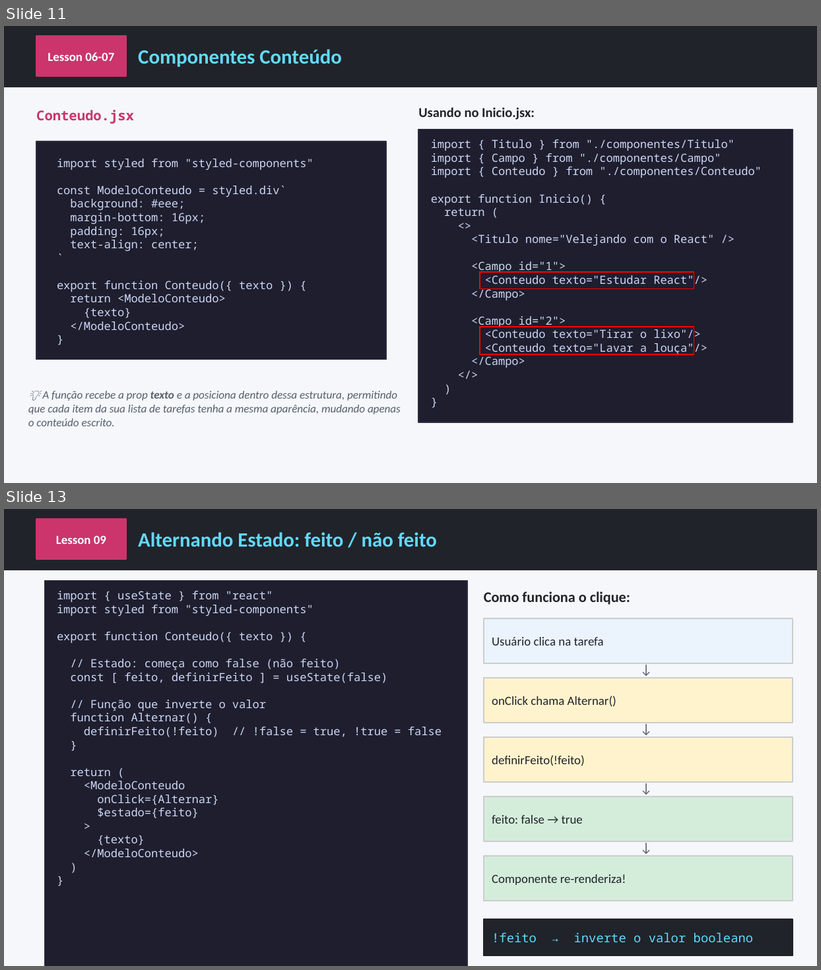
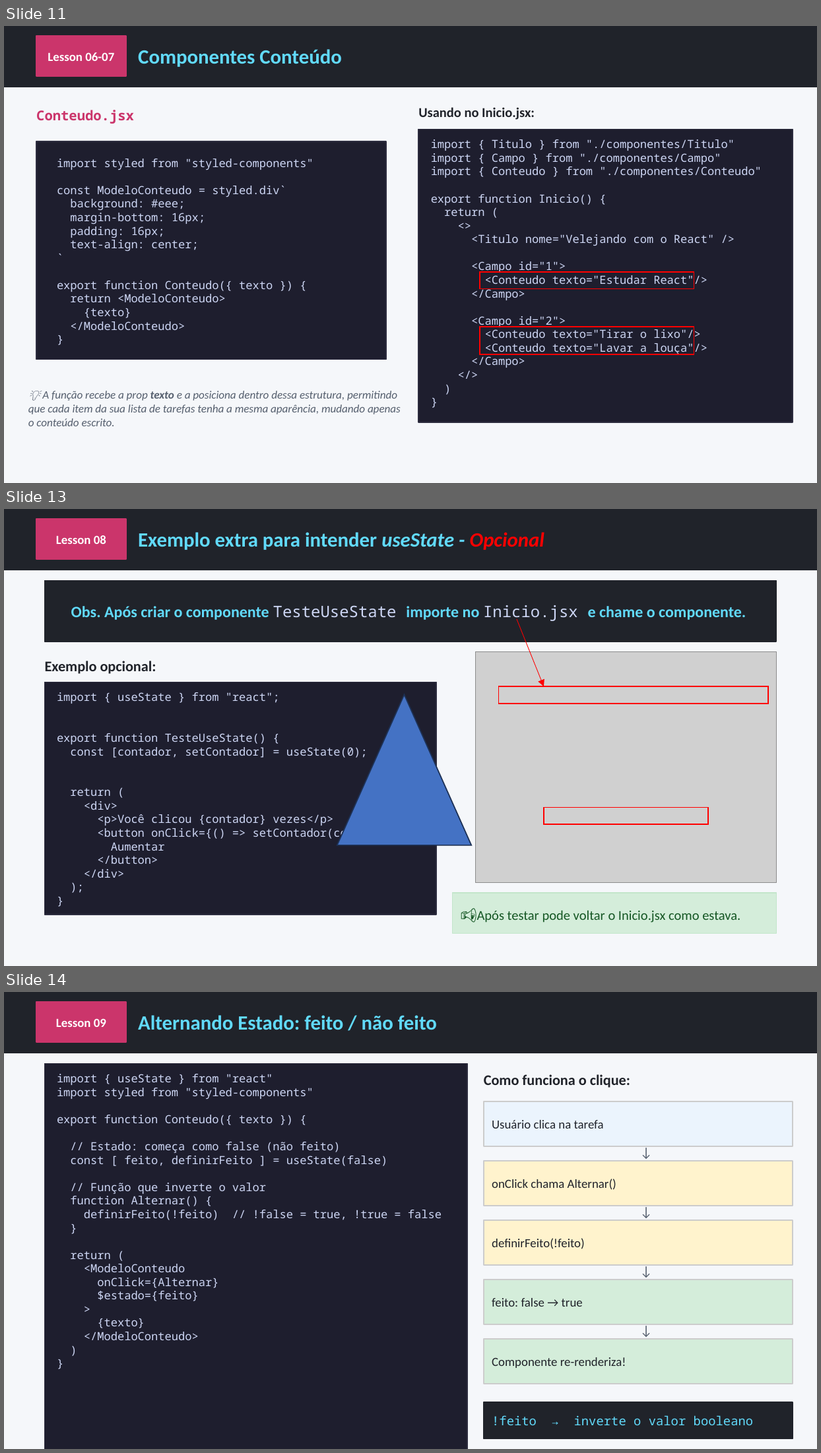
Before and after one commit to AlunosSuper/aula3React, a slide deck: react-aula3.pptx. Shown one above the other, each under a label of ours: slides 11 and 13 before the commit, slides 11, 13 and 14 after it; the slides between them are not shown. The pictures are 821x970 and 821x1453 pixels, drawn with LibreOffice and Linux fonts; fonts in the diff are those of the drawing; grey boxes stand for pictures. Boxes give left, top, right and bottom in pixels: in the first picture for what was removed or moved away, otherwise in the second. Text is boxed around its words. In the diff, an @@ line names an element or a change of style, - is before the commit and + after.

```diff
--- a/react-aula3.pptx
+++ b/react-aula3.pptx
@@ slide 13 added at (4,509,817,966), background #F5F7FA @@
@@ rectangle added at (4,509,817,570), fill #20232A, outline #20232A 1 pt @@
@@ rectangle added at (36,519,126,559), fill #CB356B, outline #CB356B 1 pt @@
@@ text added at (56,535,106,544), 11 pt, text #FFFFFF, bold @@
+Lesson 08
@@ text added at (138,532,545,550), 18 pt, text #61DAFB, bold @@
+Exemplo extra para intender useState - Opcional
@@ rectangle added at (45,580,776,642), fill #20232A, outline #20232A 1 pt @@
@@ text added at (71,605,746,622), 14 pt, text #61DAFB, bold @@
+Obs. Após criar o componente TesteUseState importe no Inicio.jsx e chame o componente.
@@ arrow added from (517, 619) to (544, 687), #FF0000 0.5 pt @@
@@ text added at (45,661,156,674), 13 pt, text #20232A, bold @@
+Exemplo opcional:
@@ picture added at (476,652,776,883) @@
@@ rectangle added at (45,682,436,915), fill #1E1E2E, outline #2D2D3F 1 pt @@
@@ rectangle added at (498,687,768,703), outline #FF0000 1 pt @@
@@ text added at (57,692,388,878), 10 pt, text #CDD6F4 @@
+import { useState } from "react";
+export function TesteUseState() {
+const [contador, setContador] = useState(0);
+return (
+<div>
+<p>Você clicou {contador} vezes</p>
+<button onClick={() => setContador(contador + 1)}>
+Aumentar
+</button>
+</div>
+);
+}
@@ triangle added at (337,694,471,845), fill #4472C4, outline #1E3256 1 pt @@
@@ rectangle added at (544,807,708,824), outline #FF0000 1 pt @@
@@ rectangle added at (453,893,776,933), fill #D4EDDA, outline #C3E6CB 1 pt @@
@@ text added at (477,910,741,923), 12 pt, text #155724 @@
+📢Após testar pode voltar o Inicio.jsx como estava.
@@ what was slide 13 is now slide 14 @@
```
Also in this commit, not shown: 1 slide changed.
